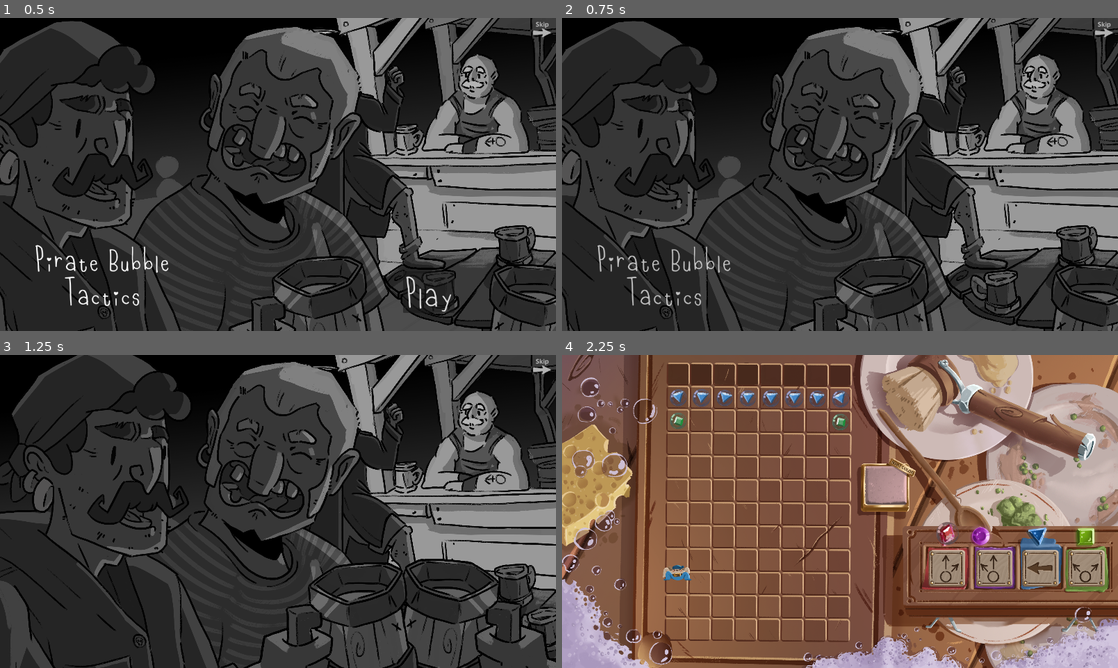
Above: before the commit, frames 1-4 (two rows, left to right).
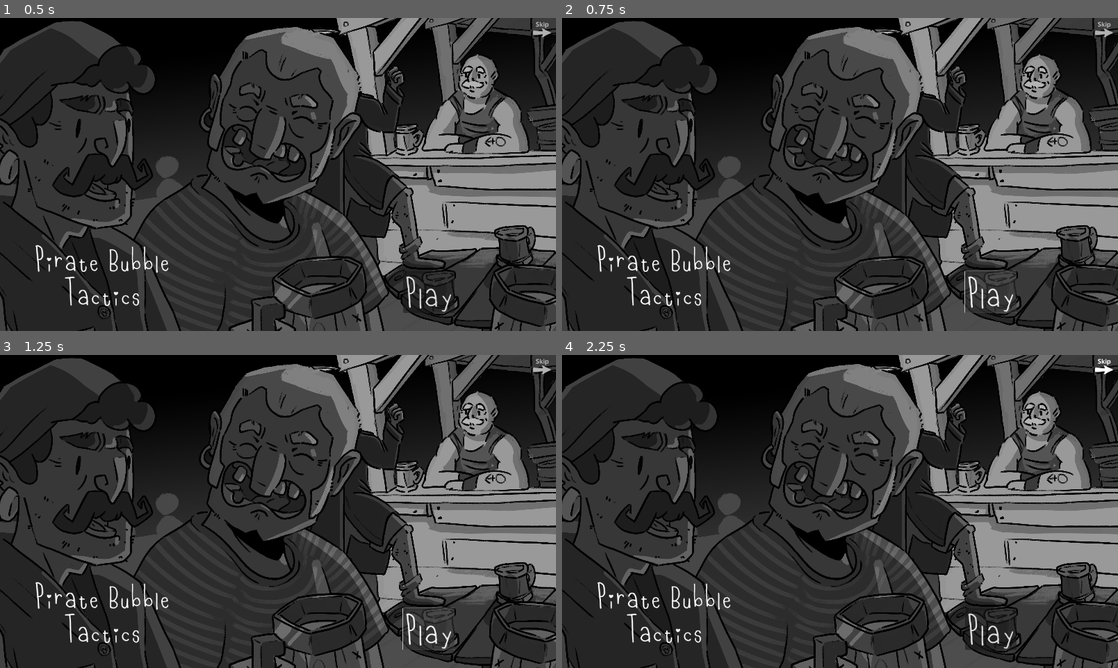
Above: after the commit, the same moments.

Repository: Aeropulu/ggj2025
Game: Godot game, scene res://Scenes/Introduction.tscn
The game is run twice, just before and just after one commit, with the same random seed, the same clock (stepped at 60 frames per second) and the same inputs.
Inputs (mouse positions are in pixels of both pictures, inside the frame that each line leads up to):
- Up to frame 1 (0.5 s): no input
- Up to frame 2 (0.75 s): click "Play" at 0.5 s
- Up to frame 3 (1.25 s): no input
- Up to frame 4 (2.25 s): click (990, 630) at 1.25 s, where only the run after the commit has a clickable "Play"; click (1106, 367) at 2 s

Frame 1 is identical in both runs. In frame 2, 0.9% of the frame differs, in the area x 6-82%, y 72-95%; in frame 3, 31%; in frame 4, 99%, in the area x 0-100%, y 0-100%.
Error after the commit: Parse Error: Too few arguments for "load()" call. Expected at least 1 but received 0. (res://Scripts/Introduction_Controler.gd:21)

Commit message:
Audio frérot

Diff:
--- a/Scenes/Audio_Manager.tscn
+++ b/Scenes/Audio_Manager.tscn
@@ -1,5 +1,45 @@
-[gd_scene format=3 uid="uid://doofg254db6mf"]
+[gd_scene load_steps=2 format=3 uid="uid://doofg254db6mf"]
 
-[node name="AudioManager" type="Node2D"]
+[ext_resource type="Script" path="res://Scripts/Autoload/Audio_Manager.gd" id="1_24swl"]
 
-[node name="AudioStreamPlayer" type="AudioStreamPlayer" parent="."]
+[node name="AudioManager" type="Node2D" node_paths=PackedStringArray("audio_players_musique", "audio_players_bruitage", "audio_players_voix", "audio_players_pop", "audio_players_wrong")]
+script = ExtResource("1_24swl")
+audio_players_musique = [NodePath("Musique"), NodePath("Musique2"), NodePath("Musique3"), NodePath("Musique4"), NodePath("Musique5")]
+audio_players_bruitage = [NodePath("Bruitage"), NodePath("Bruitage2"), NodePath("Bruitage3"), NodePath("Bruitage4"), NodePath("Bruitage5")]
+audio_players_voix = [NodePath("Voix")]
+audio_players_pop = [NodePath("Pop"), NodePath("Pop2"), NodePath("Pop3")]
+audio_players_wrong = [NodePath("Wrong"), NodePath("Wrong2"), NodePath("Wrong3")]
+
+[node name="Musique" type="AudioStreamPlayer" parent="."]
+
+[node name="Musique2" type="AudioStreamPlayer" parent="."]
+
+[node name="Musique3" type="AudioStreamPlayer" parent="."]
+
+[node name="Musique4" type="AudioStreamPlayer" parent="."]
+
+[node name="Musique5" type="AudioStreamPlayer" parent="."]
+
+[node name="Bruitage" type="AudioStreamPlayer" parent="."]
+
+[node name="Bruitage2" type="AudioStreamPlayer" parent="."]
+
+[node name="Bruitage3" type="AudioStreamPlayer" parent="."]
+
+[node name="Bruitage4" type="AudioStreamPlayer" parent="."]
+
+[node name="Bruitage5" type="AudioStreamPlayer" parent="."]
+
+[node name="Voix" type="AudioStreamPlayer" parent="."]
+
+[node name="Pop" type="AudioStreamPlayer" parent="."]
+
+[node name="Pop2" type="AudioStreamPlayer" parent="."]
+
+[node name="Pop3" type="AudioStreamPlayer" parent="."]
+
+[node name="Wrong" type="AudioStreamPlayer" parent="."]
+
+[node name="Wrong2" type="AudioStreamPlayer" parent="."]
+
+[node name="Wrong3" type="AudioStreamPlayer" parent="."]
--- a/Scenes/Introduction.tscn
+++ b/Scenes/Introduction.tscn
@@ -997,17 +997,16 @@
 
 [node name="TextRect_MidPlan" type="TextureRect" parent="Shot_02"]
 layout_mode = 0
-offset_left = 36.0
-offset_right = 2916.0
+offset_right = 2880.0
 offset_bottom = 1620.0
 texture = ExtResource("8_eny4h")
 
 [node name="TextRect_PremierPlan" type="TextureRect" parent="Shot_02"]
 layout_mode = 0
-offset_left = 224.0
-offset_top = 8.0
-offset_right = 3384.0
-offset_bottom = 1790.0
+offset_left = -9.0
+offset_top = -36.0
+offset_right = 3151.0
+offset_bottom = 1746.0
 texture = ExtResource("9_qveub")
 
 [node name="Shot_03" type="Control" parent="."]
@@ -1095,10 +1094,10 @@
 
 [node name="TextRect_MousseArr" type="TextureRect" parent="Shot_04"]
 layout_mode = 0
-offset_left = 906.0
-offset_top = 125.0
-offset_right = 1814.0
-offset_bottom = 759.0
+offset_left = 1023.0
+offset_top = 176.0
+offset_right = 1931.0
+offset_bottom = 810.0
 texture = ExtResource("20_d27na")
 
 [node name="TextRect_Bouchon" type="TextureRect" parent="Shot_04"]
@@ -1111,26 +1110,26 @@
 
 [node name="TextRect_Main" type="TextureRect" parent="Shot_04"]
 layout_mode = 0
-offset_left = 503.0
-offset_top = 306.0
-offset_right = 1044.0
-offset_bottom = 825.0
+offset_left = 725.0
+offset_top = 360.0
+offset_right = 1266.0
+offset_bottom = 879.0
 texture = ExtResource("22_r5yoo")
 
 [node name="TextRect_Mousse_Droite" type="TextureRect" parent="Shot_04"]
 layout_mode = 0
-offset_left = 1944.0
-offset_top = 93.0
-offset_right = 3144.0
-offset_bottom = 908.0
+offset_left = 1855.0
+offset_top = 166.0
+offset_right = 3055.0
+offset_bottom = 981.0
 texture = ExtResource("23_088cp")
 
 [node name="TextRect_MousseAv" type="TextureRect" parent="Shot_04"]
 layout_mode = 0
-offset_left = 1392.0
-offset_top = 351.0
-offset_right = 3200.0
-offset_bottom = 1442.0
+offset_left = 1284.0
+offset_top = 262.0
+offset_right = 3092.0
+offset_bottom = 1353.0
 texture = ExtResource("24_ym7m8")
 
 [node name="Shot_05" type="Control" parent="."]
--- a/Scripts/Autoload/Audio_Manager.gd
+++ b/Scripts/Autoload/Audio_Manager.gd
@@ -1,11 +1,166 @@
-extends Node2D
+extends Node
+
+enum Bus {
+	MASTER = 0,
+	MUSIQUE = 1,
+	BRUITAGE = 2,
+	VOIX = 3,
+	POP = 4,
+	WRONG = 5
+	}
+
+enum Jukebox {
+	MUSIQUE = 1 ,
+	BRUITAGE = 2,
+	VOIX = 3,
+	POP = 4,
+	WRONG = 5
+	}
+
+@export_category("Musiques")
+@export var musiques_en_jeu : Array[AudioStream]
+@export var bruitages_sounds : Array[AudioStream]
+@export var pop_sounds : Array[AudioStream]
+@export var wrong_sounds : Array[AudioStream]
+@export var orage_sounds : Array[AudioStream]
+
+@export_category("Audio Players")
+@export var audio_players_musique : Array[AudioStreamPlayer]
+@export var audio_players_bruitage : Array[AudioStreamPlayer]
+@export var audio_players_voix : Array[AudioStreamPlayer]
+@export var audio_players_pop : Array[AudioStreamPlayer]
+@export var audio_players_wrong : Array[AudioStreamPlayer]
 
 
-# Called when the node enters the scene tree for the first time.
-func _ready() -> void:
-	pass # Replace with function body.
+# Public Variables
+var son : bool = true
+var musique : bool = true
+var bruitage : bool = true
+var voix : bool = true
+var pop : bool = true
+var wrong : bool = true
 
+# Variables internes
+var son_en_cours: Dictionary = {}  # Associe un flux AudioStream à un AudioStreamPlayer
 
-# Called every frame. 'delta' is the elapsed time since the previous frame.
-func _process(delta: float) -> void:
-	pass
+func _ready():
+	self.process_mode = Node.PROCESS_MODE_ALWAYS
+	Connection_Signaux()
+
+func Ajuster_Volume_Bus(bus : Bus, volume_db : float):
+	AudioServer.set_bus_volume_db(bus, volume_db)
+
+func Connection_Signaux():
+	var all_players = audio_players_bruitage + audio_players_musique + audio_players_voix + audio_players_pop + audio_players_wrong
+	for player in all_players:
+		player.finished.connect(_On_AudioPlayer_Finished)
+
+func _On_AudioPlayer_Finished(player: AudioStreamPlayer):
+	# Trouver et retirer le son correspondant dans le dictionnaire
+	for key in son_en_cours.keys():
+		if son_en_cours[key] == player:
+			son_en_cours.erase(key)
+			break
+
+## PUBLIC FUNCTIONS
+func Is_Playing(bus : Bus) -> bool:
+	var current_jukebox = _Return_Jukebox_Array_From_Enum(bus)
+	return current_jukebox != null and current_jukebox.playing
+
+func Play(musique: AudioStream, bus: Bus, volume: float = -5, pitch: float = 1.0):
+	var jukebox_array = _Return_Jukebox_Array_From_Enum(bus)
+	for jukebox in jukebox_array:
+		if not jukebox.playing:
+			jukebox.stream = musique
+			jukebox.pitch_scale = pitch
+			jukebox.volume_db = volume
+			jukebox.play()
+			son_en_cours[musique] = jukebox
+			return
+	printerr("Aucun AudioStreamPlayer disponible pour le bus : %d" % bus)
+
+func Pop_Button(volume : float = 0, pitch_min : float = 0.9, pitch_max : float = 1.15):
+	var random_pitch = randf_range(pitch_min, pitch_max)
+	var stream_to_play = pop_sounds.pick_random()
+	for player in audio_players_pop:
+		if not player.playing:
+			player.stream = stream_to_play
+			player.pitch_scale = random_pitch
+			player.volume_db = volume
+			player.play()
+			return
+	printerr("Aucun AudioStreamPlayer disponible pour Pop_Button")
+
+func Wrong(volume : float = 0, pitch_min : float = 0.9, pitch_max : float = 1.05):
+	var random_pitch = randf_range(pitch_min, pitch_max)
+	var stream_to_play = wrong_sounds.pick_random()
+	for player in audio_players_wrong:
+		if not player.playing:
+			player.stream = stream_to_play
+			player.pitch_scale = random_pitch
+			player.volume_db = volume
+			player.play()
+			return
+
+func Stop(bus : Bus):
+	print("Stop Bus : ", _Return_Jukebox_Array_From_Enum(bus))
+	var jukebox_array = _Return_Jukebox_Array_From_Enum(bus)
+	for jukebox in jukebox_array:
+		jukebox.stop()
+
+func Stop_Specific(musique: AudioStream):
+	if son_en_cours.has(musique):
+		var player = son_en_cours[musique]
+		player.stop()
+		son_en_cours.erase(musique)
+	else:
+		printerr("Impossible de trouver le son spécifié en cours de lecture.")
+
+func Toggle_Bus(bus : Bus):
+	match bus:
+		Bus.MUSIQUE:
+			musique = !musique
+			AudioServer.set_bus_mute(bus, !musique)
+
+		Bus.BRUITAGE:
+			bruitage = !bruitage
+			AudioServer.set_bus_mute(bus, !bruitage)
+
+		Bus.VOIX:
+			voix = !voix
+			AudioServer.set_bus_mute(bus, !voix)
+
+		Bus.MASTER:
+			son = !son
+			AudioServer.set_bus_mute(AudioServer.get_bus_index("Master"), !son)
+
+		Bus.POP:
+			pop = !pop
+			AudioServer.set_bus_mute(bus, !pop)
+
+		Bus.WRONG:
+			wrong = !wrong
+			AudioServer.set_bus_mute(bus, !wrong)
+
+		_:
+			printerr("Le nom du bus est incorrect (AudioManager/Toggle_Bus)")
+			return false
+
+## PRIVATE FUNCTIONS
+func _Return_Jukebox_Array_From_Enum(bus : Bus) -> Array[AudioStreamPlayer]:
+	match bus:
+		Bus.MUSIQUE: return audio_players_musique
+		Bus.BRUITAGE: return audio_players_bruitage
+		Bus.VOIX: return audio_players_voix
+		Bus.POP: return audio_players_pop
+		Bus.WRONG: return audio_players_wrong
+		_: return []
+
+func _is_Bus_Available(bus : Bus) -> bool:
+	match bus:
+		Bus.MUSIQUE: return musique
+		Bus.BRUITAGE: return bruitage
+		Bus.VOIX: return voix
+		Bus.POP: return pop
+		Bus.WRONG: return wrong
+		_: return false
--- a/Scripts/Introduction_Controler.gd
+++ b/Scripts/Introduction_Controler.gd
@@ -17,5 +17,8 @@
 func _On_Bouton_Skip_Pressed():
 	_Go_To_Game_Scene()
 
+func Play_Music():
+	AudioManager.Play(load())
+
 func _Go_To_Game_Scene():
 	get_tree().change_scene_to_file("res://Scenes/Game.tscn")
--- /dev/null
+++ b/default_bus_layout.tres
@@ -0,0 +1,33 @@
+[gd_resource type="AudioBusLayout" format=3 uid="uid://bsh1feqa8g2hf"]
+
+[resource]
+bus/1/name = &"MUSIQUE"
+bus/1/solo = false
+bus/1/mute = false
+bus/1/bypass_fx = false
+bus/1/volume_db = 0.0
+bus/1/send = &"Master"
+bus/2/name = &"BRUITAGE"
+bus/2/solo = false
+bus/2/mute = false
+bus/2/bypass_fx = false
+bus/2/volume_db = 0.0
+bus/2/send = &"Master"
+bus/3/name = &"VOIX"
+bus/3/solo = false
+bus/3/mute = false
+bus/3/bypass_fx = false
+bus/3/volume_db = 0.0
+bus/3/send = &"Master"
+bus/4/name = &"POP"
+bus/4/solo = false
+bus/4/mute = false
+bus/4/bypass_fx = false
+bus/4/volume_db = 0.0
+bus/4/send = &"Master"
+bus/5/name = &"WRONG"
+bus/5/solo = false
+bus/5/mute = false
+bus/5/bypass_fx = false
+bus/5/volume_db = 0.0
+bus/5/send = &"Master"
Not shown, added: Assets/Audio/GGJ SOGAMES - MDC - PireRates Emergency lvl1.mp3.import
Not shown, added: Assets/Audio/GGJ SOGAMES - MDC - PireRates Emergency lvl2.mp3.import
Not shown, added: Assets/Audio/GGJ SOGAMES - MDC - PireRates Emergency lvl1.mp3
Not shown, added: Assets/Audio/GGJ SOGAMES - MDC - PireRates Emergency lvl2.mp3
